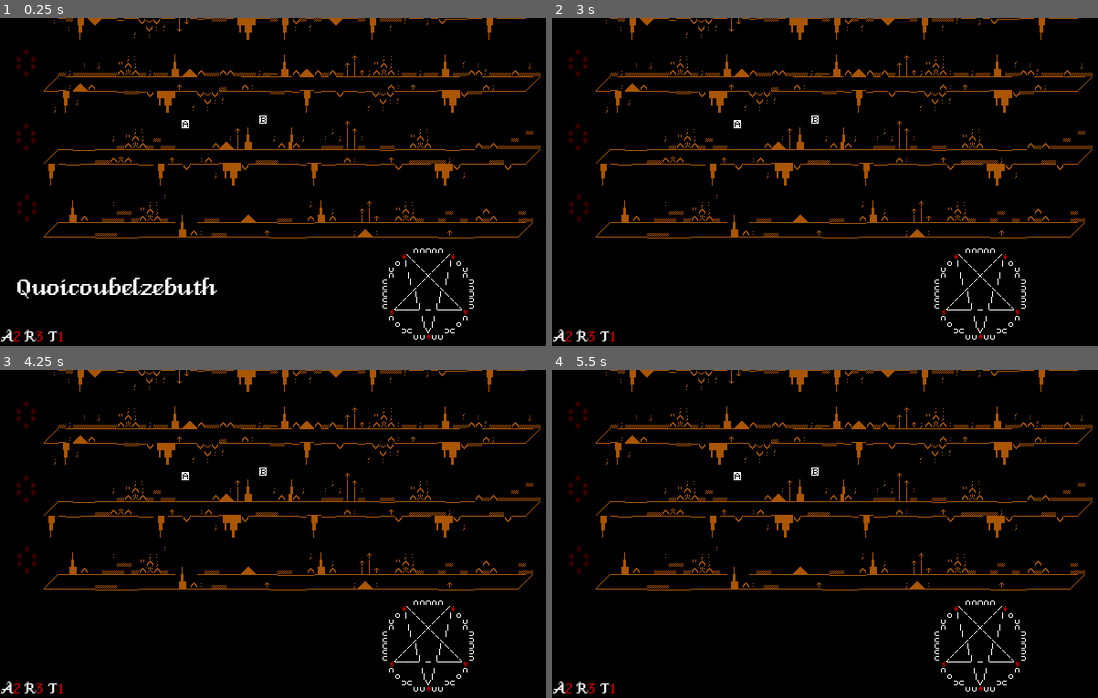
Above: before the commit, frames 1-4 (two rows, left to right).
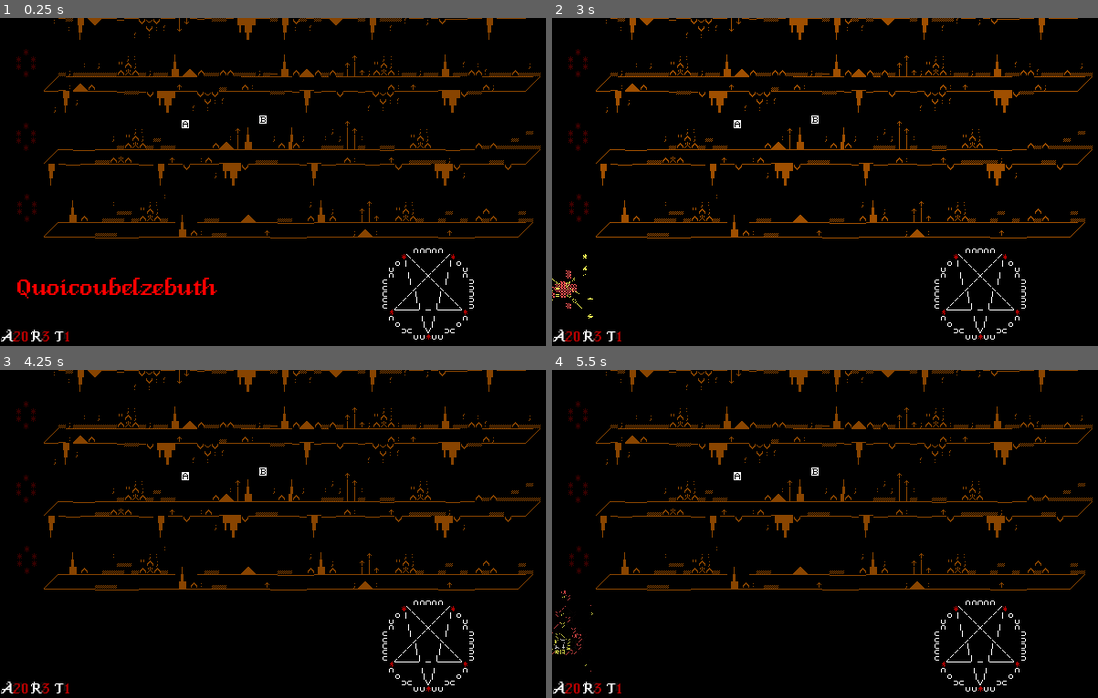
Above: after the commit, the same moments.

Repository: Caberu/AlphabelzebuthLeVrai
Game: Godot game, scene res://Scenes/main.tscn
Two runs of this game, one before a commit and one after it. Both use one fixed random seed, a clock stepped at 60 frames per second and the inputs below.
Inputs (mouse positions are in pixels of both pictures, inside the frame that each line leads up to):
- Up to frame 1 (0.25 s): no input
- Up to frame 2 (3 s): click (595, 54) at 0.52 s; click (595, 54) at 1.27 s; click (595, 54) at 2.02 s; tap Enter at 2.75 s; tap Space (test) at 2.85 s
- Up to frame 3 (4.25 s): tap Space (test) at 3.5, 3.6 s
- Up to frame 4 (5.5 s): tap Enter at 4.25 s; tap Space (test) at 4.35, 5, 5.1 s

The runs differ from the first frame. In frame 1, 5.7% of the frame differs, in the area x 3-99%, y 0-99%; in frame 2, 0.3%; in frame 3, 4.8%; in frame 4, 4.9%.

Commit message:
FlameWriting

Diff:
--- /dev/null
+++ b/Animation/FlameFX.tscn
@@ -0,0 +1,222 @@
+[gd_scene load_steps=7 format=3 uid="uid://ds1nre8riaej5"]
+
+[ext_resource type="Texture2D" uid="uid://08hiwpsmn7ef" path="res://Sprites/Flamme_0000.png" id="1_3pjrs"]
+[ext_resource type="Texture2D" uid="uid://k3a6rrx0yu7b" path="res://Sprites/Flamme_0002.png" id="2_25b3r"]
+[ext_resource type="Texture2D" uid="uid://ctq18rmfq6gw3" path="res://Sprites/Flamme_0001.png" id="3_tf6ec"]
+
+[sub_resource type="Animation" id="Animation_fwgsn"]
+resource_name = "Flamme"
+length = 2.0
+step = 0.05
+tracks/0/type = "value"
+tracks/0/imported = false
+tracks/0/enabled = true
+tracks/0/path = NodePath("Offset/Sprite2D:texture")
+tracks/0/interp = 1
+tracks/0/loop_wrap = true
+tracks/0/keys = {
+"times": PackedFloat32Array(0, 0.1, 0.25, 0.85),
+"transitions": PackedFloat32Array(1, 1, 1, 1),
+"update": 1,
+"values": [ExtResource("1_3pjrs"), ExtResource("2_25b3r"), ExtResource("3_tf6ec"), null]
+}
+tracks/1/type = "value"
+tracks/1/imported = false
+tracks/1/enabled = true
+tracks/1/path = NodePath("Offset/Sprite2D:flip_h")
+tracks/1/interp = 1
+tracks/1/loop_wrap = true
+tracks/1/keys = {
+"times": PackedFloat32Array(0.1, 0.45, 0.65, 0.75),
+"transitions": PackedFloat32Array(1, 1, 1, 1),
+"update": 1,
+"values": [false, true, false, true]
+}
+tracks/2/type = "bezier"
+tracks/2/imported = false
+tracks/2/enabled = true
+tracks/2/path = NodePath("Offset/Sprite2D:self_modulate:r")
+tracks/2/interp = 1
+tracks/2/loop_wrap = true
+tracks/2/keys = {
+"handle_modes": PackedInt32Array(0, 0),
+"points": PackedFloat32Array(1, -0.25, 0, 0.25, 0, 1, -0.25, 0, 0.25, 0),
+"times": PackedFloat32Array(0.25, 0.55)
+}
+tracks/3/type = "bezier"
+tracks/3/imported = false
+tracks/3/enabled = true
+tracks/3/path = NodePath("Offset/Sprite2D:self_modulate:g")
+tracks/3/interp = 1
+tracks/3/loop_wrap = true
+tracks/3/keys = {
+"handle_modes": PackedInt32Array(0, 0),
+"points": PackedFloat32Array(1, -0.25, 0, 0.25, 0, 1, -0.25, 0, 0.25, 0),
+"times": PackedFloat32Array(0.25, 0.55)
+}
+tracks/4/type = "bezier"
+tracks/4/imported = false
+tracks/4/enabled = true
+tracks/4/path = NodePath("Offset/Sprite2D:self_modulate:b")
+tracks/4/interp = 1
+tracks/4/loop_wrap = true
+tracks/4/keys = {
+"handle_modes": PackedInt32Array(0, 0),
+"points": PackedFloat32Array(1, -0.25, 0, 0.25, 0, 1, -0.25, 0, 0.25, 0),
+"times": PackedFloat32Array(0.25, 0.55)
+}
+tracks/5/type = "bezier"
+tracks/5/imported = false
+tracks/5/enabled = true
+tracks/5/path = NodePath("Offset/Sprite2D:self_modulate:a")
+tracks/5/interp = 1
+tracks/5/loop_wrap = true
+tracks/5/keys = {
+"handle_modes": PackedInt32Array(0, 0),
+"points": PackedFloat32Array(1, -0.25, 0, 0.25, 0, 0, -0.25, 0, 0.25, 0),
+"times": PackedFloat32Array(0.25, 0.55)
+}
+tracks/6/type = "value"
+tracks/6/imported = false
+tracks/6/enabled = true
+tracks/6/path = NodePath("Offset/Sprite2D:scale")
+tracks/6/interp = 0
+tracks/6/loop_wrap = true
+tracks/6/keys = {
+"times": PackedFloat32Array(0, 0.05, 0.1, 0.15),
+"transitions": PackedFloat32Array(1, 1, 1, 1),
+"update": 1,
+"values": [Vector2(1, 1), Vector2(1, 2), Vector2(1, 0.5), Vector2(1, 1)]
+}
+tracks/7/type = "value"
+tracks/7/imported = false
+tracks/7/enabled = true
+tracks/7/path = NodePath("Offset/Sprite2D:position")
+tracks/7/interp = 0
+tracks/7/loop_wrap = true
+tracks/7/keys = {
+"times": PackedFloat32Array(0, 0.05, 0.1, 0.15),
+"transitions": PackedFloat32Array(1, 1, 1, 1),
+"update": 1,
+"values": [Vector2(0, -96.1), Vector2(0, -192), Vector2(0, -51), Vector2(0, -93)]
+}
+
+[sub_resource type="Animation" id="Animation_b84w5"]
+length = 0.001
+tracks/0/type = "value"
+tracks/0/imported = false
+tracks/0/enabled = true
+tracks/0/path = NodePath("Offset/Sprite2D:texture")
+tracks/0/interp = 1
+tracks/0/loop_wrap = true
+tracks/0/keys = {
+"times": PackedFloat32Array(0),
+"transitions": PackedFloat32Array(1),
+"update": 1,
+"values": [ExtResource("1_3pjrs")]
+}
+tracks/1/type = "value"
+tracks/1/imported = false
+tracks/1/enabled = true
+tracks/1/path = NodePath("Offset/Sprite2D:flip_h")
+tracks/1/interp = 1
+tracks/1/loop_wrap = true
+tracks/1/keys = {
+"times": PackedFloat32Array(0),
+"transitions": PackedFloat32Array(1),
+"update": 1,
+"values": [true]
+}
+tracks/2/type = "bezier"
+tracks/2/imported = false
+tracks/2/enabled = true
+tracks/2/path = NodePath("Offset/Sprite2D:self_modulate:r")
+tracks/2/interp = 1
+tracks/2/loop_wrap = true
+tracks/2/keys = {
+"handle_modes": PackedInt32Array(0),
+"points": PackedFloat32Array(1, -0.25, 0, 0.25, 0),
+"times": PackedFloat32Array(0)
+}
+tracks/3/type = "bezier"
+tracks/3/imported = false
+tracks/3/enabled = true
+tracks/3/path = NodePath("Offset/Sprite2D:self_modulate:g")
+tracks/3/interp = 1
+tracks/3/loop_wrap = true
+tracks/3/keys = {
+"handle_modes": PackedInt32Array(0),
+"points": PackedFloat32Array(1, -0.25, 0, 0.25, 0),
+"times": PackedFloat32Array(0)
+}
+tracks/4/type = "bezier"
+tracks/4/imported = false
+tracks/4/enabled = true
+tracks/4/path = NodePath("Offset/Sprite2D:self_modulate:b")
+tracks/4/interp = 1
+tracks/4/loop_wrap = true
+tracks/4/keys = {
+"handle_modes": PackedInt32Array(0),
+"points": PackedFloat32Array(1, -0.25, 0, 0.25, 0),
+"times": PackedFloat32Array(0)
+}
+tracks/5/type = "bezier"
+tracks/5/imported = false
+tracks/5/enabled = true
+tracks/5/path = NodePath("Offset/Sprite2D:self_modulate:a")
+tracks/5/interp = 1
+tracks/5/loop_wrap = true
+tracks/5/keys = {
+"handle_modes": PackedInt32Array(0),
+"points": PackedFloat32Array(1, -0.25, 0, 0.25, 0),
+"times": PackedFloat32Array(0)
+}
+tracks/6/type = "value"
+tracks/6/imported = false
+tracks/6/enabled = true
+tracks/6/path = NodePath("Offset/Sprite2D:scale")
+tracks/6/interp = 1
+tracks/6/loop_wrap = true
+tracks/6/keys = {
+"times": PackedFloat32Array(0),
+"transitions": PackedFloat32Array(1),
+"update": 0,
+"values": [Vector2(1, 1)]
+}
+tracks/7/type = "value"
+tracks/7/imported = false
+tracks/7/enabled = true
+tracks/7/path = NodePath("Offset/Sprite2D:position")
+tracks/7/interp = 1
+tracks/7/loop_wrap = true
+tracks/7/keys = {
+"times": PackedFloat32Array(0),
+"transitions": PackedFloat32Array(1),
+"update": 0,
+"values": [Vector2(-3, -68)]
+}
+
+[sub_resource type="AnimationLibrary" id="AnimationLibrary_aypuh"]
+_data = {
+"Flamme": SubResource("Animation_fwgsn"),
+"RESET": SubResource("Animation_b84w5")
+}
+
+[node name="FlameFx" type="Node2D"]
+scale = Vector2(0.5, 0.5)
+
+[node name="Offset" type="Node2D" parent="."]
+position = Vector2(0, 50)
+scale = Vector2(1.5, 1.5)
+
+[node name="Sprite2D" type="Sprite2D" parent="Offset"]
+position = Vector2(-3, -68)
+texture = ExtResource("1_3pjrs")
+flip_h = true
+
+[node name="AnimationPlayer" type="AnimationPlayer" parent="Offset"]
+root_node = NodePath("../..")
+libraries = {
+"": SubResource("AnimationLibrary_aypuh")
+}
+autoplay = "Flamme"
--- a/Scenes/Alphabet.gd
+++ b/Scenes/Alphabet.gd
@@ -1,7 +1,7 @@
 class_name Alphabet extends Node2D
 
 var letters_stock := {
-	"A":2,
+	"A":20,
 	"R":3,
 	"T":1
 }
--- /dev/null
+++ b/Scenes/FondNoir.gd
@@ -0,0 +1,10 @@
+extends Sprite2D
+
+func _on_text_edit_text_changed():
+	time = 1
+
+var time := 0.0
+
+func _process(delta):
+	time = max(0.8, time-delta/2)
+	modulate = lerp(Color.BLACK, Color(0,0,0,0), time)
--- a/Scenes/IncantationDisplay.gd
+++ b/Scenes/IncantationDisplay.gd
@@ -5,4 +5,12 @@
 
 
 func _on_text_edit_text_changed():
+	time = 0
 	text = text_edit.text
+
+var time := 0.0
+
+func _process(delta):
+	time = min(1, time+delta*5)
+	self_modulate = (lerp(Color.WHITE, Color.RED, time))
+	print(time)
--- a/Scenes/IncantationTextEdit.gd
+++ b/Scenes/IncantationTextEdit.gd
@@ -23,7 +23,14 @@
 	text = text.replace(" ","")
 	if !$"../../Word".has_enough_letters(text):
 		text =  old_text
+	else:
+		spawn_fx()
 	set_caret_column(text.length())
 	word.change_word(text)
 	on_true_text_changed.emit()
 	old_text = text
+
+func spawn_fx():
+	var instance = load("res://Animation/FlameFX.tscn").instantiate()
+	get_tree().get_first_node_in_group("FX").add_child(instance)
+	instance.global_position = global_position + Vector2(15.1*(text.length()),0)
--- a/Scenes/main.tscn
+++ b/Scenes/main.tscn
@@ -1,10 +1,11 @@
-[gd_scene load_steps=14 format=3 uid="uid://oin0x3b3cdf2"]
+[gd_scene load_steps=15 format=3 uid="uid://oin0x3b3cdf2"]
 
 [ext_resource type="Script" path="res://Scenes/IncantationTextEdit.gd" id="1_igarf"]
 [ext_resource type="Texture2D" uid="uid://cr4bb3wh6cfjd" path="res://WhiteSquare.png" id="1_m3me3"]
 [ext_resource type="Theme" uid="uid://ctmvwfiyofnqq" path="res://DemonicThemeMain.tres" id="1_ulj3d"]
 [ext_resource type="Texture2D" uid="uid://cay3rdbl7j86m" path="res://Sprites/background_cave.png" id="2_5jes4"]
 [ext_resource type="PackedScene" uid="uid://g533147ngkau" path="res://Scenes/line.tscn" id="3_avtcv"]
+[ext_resource type="Script" path="res://Scenes/FondNoir.gd" id="4_yhamd"]
 [ext_resource type="Script" path="res://Scenes/IncantationDisplay.gd" id="6_htmfq"]
 [ext_resource type="Script" path="res://Scenes/LetterStockContainer.gd" id="7_dv6vc"]
 [ext_resource type="Script" path="res://Scenes/Alphabet.gd" id="7_od6r7"]
@@ -18,14 +19,6 @@
 texture_filter = 1
 
 [node name="Game" type="Node2D" parent="."]
-
-[node name="FondNoir" type="Sprite2D" parent="Game"]
-visible = false
-modulate = Color(0, 0, 0, 1)
-position = Vector2(577, 324.5)
-scale = Vector2(73.625, 41.9375)
-texture = ExtResource("1_m3me3")
-metadata/_edit_lock_ = true
 
 [node name="Background" type="Sprite2D" parent="Game"]
 texture = ExtResource("2_5jes4")
@@ -43,6 +36,16 @@
 [node name="Line3" parent="Game" instance=ExtResource("3_avtcv")]
 position = Vector2(21, 197)
 metadata/_edit_group_ = true
+
+[node name="FX" type="Node2D" parent="." groups=["FX"]]
+
+[node name="FondNoir" type="Sprite2D" parent="FX"]
+modulate = Color(0.223529, 0, 0.0745098, 1)
+position = Vector2(322, 180)
+scale = Vector2(41.75, 23.875)
+texture = ExtResource("1_m3me3")
+script = ExtResource("4_yhamd")
+metadata/_edit_lock_ = true
 
 [node name="UI" type="Control" parent="."]
 layout_mode = 3
@@ -120,6 +123,7 @@
 scale = Vector2(0.84, 0.84)
 texture = ExtResource("13_vwd2l")
 
+[connection signal="on_true_text_changed" from="UI/TextEdit" to="FX/FondNoir" method="_on_text_edit_text_changed"]
 [connection signal="on_true_text_changed" from="UI/TextEdit" to="UI/IncantationDisplay" method="_on_text_edit_text_changed"]
 [connection signal="text_changed" from="UI/TextEdit" to="UI/TextEdit" method="_on_text_changed"]
 
--- /dev/null
+++ b/camera_2d.gd
@@ -0,0 +1,63 @@
+extends Camera2D
+class_name Camera2DPlus #prcq il y a du screen shake
+
+@export var noiseTex : Noise
+
+@onready var center := position
+var shakeRemainingTime := 0.0
+var time := 0.0
+var shakeAmp := 0.0
+var shakeFreq := 0.0
+
+@export var BASE_ZOOM := Vector2(4,4)
+var zoom_ratio := 1.0
+
+@export var prefab_path_for_reset : String
+
+@export var infiniteShake := false
+@export var overlay : Node2D
+@export var fade : Node2D
+@export var dialogueBox : Control
+@export var debugText : Control
+
+func _process(delta):
+	shakeRemainingTime -= delta
+	if (shakeRemainingTime < 0 && !infiniteShake):
+		shakeAmp = 0
+	time += delta
+	update_cam()
+
+func set_cam_position(pos : Vector2):
+	center = pos
+	update_cam()
+
+func update_cam():
+	var noise := Vector2(noiseTex.get_noise_1d(time*shakeFreq), noiseTex.get_noise_1d(time*shakeFreq+20050.3))
+	var rotationaleNoise := noiseTex.get_noise_1d(time*shakeFreq*3)
+	rotation = shakeAmp/180*rotationaleNoise
+	position = center + shakeAmp*noise
+
+	force_update_scroll()
+
+func shake(length : float, amp : float, freq : float, infinite := false):
+	shakeRemainingTime = length
+	shakeAmp = amp
+	shakeFreq = freq
+	infiniteShake = infinite
+
+func SetZoom(ratio : float):
+	zoom_ratio = ratio
+	zoom = (BASE_ZOOM*ratio)
+#	dialogueBox.scale = Vector2.ONE/ratio
+#	print($DialogBox.scale)
+
+func reset():
+	#Pour quand on reload
+	var new_cam = load(prefab_path_for_reset).instantiate()
+	new_cam.name = name
+
+	get_parent().add_child(new_cam,true)
+	new_cam.position = Vector2.ZERO
+	get_parent().remove_child(self)
+	self.queue_free()
+	return new_cam
Binary file added: Sprites/Flamme_0000.png
Not shown, added: Sprites/Flamme_0000.png.import
Binary file added: Sprites/Flamme_0001.png
Not shown, added: Sprites/Flamme_0001.png.import
Binary file added: Sprites/Flamme_0002.png
Not shown, added: Sprites/Flamme_0002.png.import
